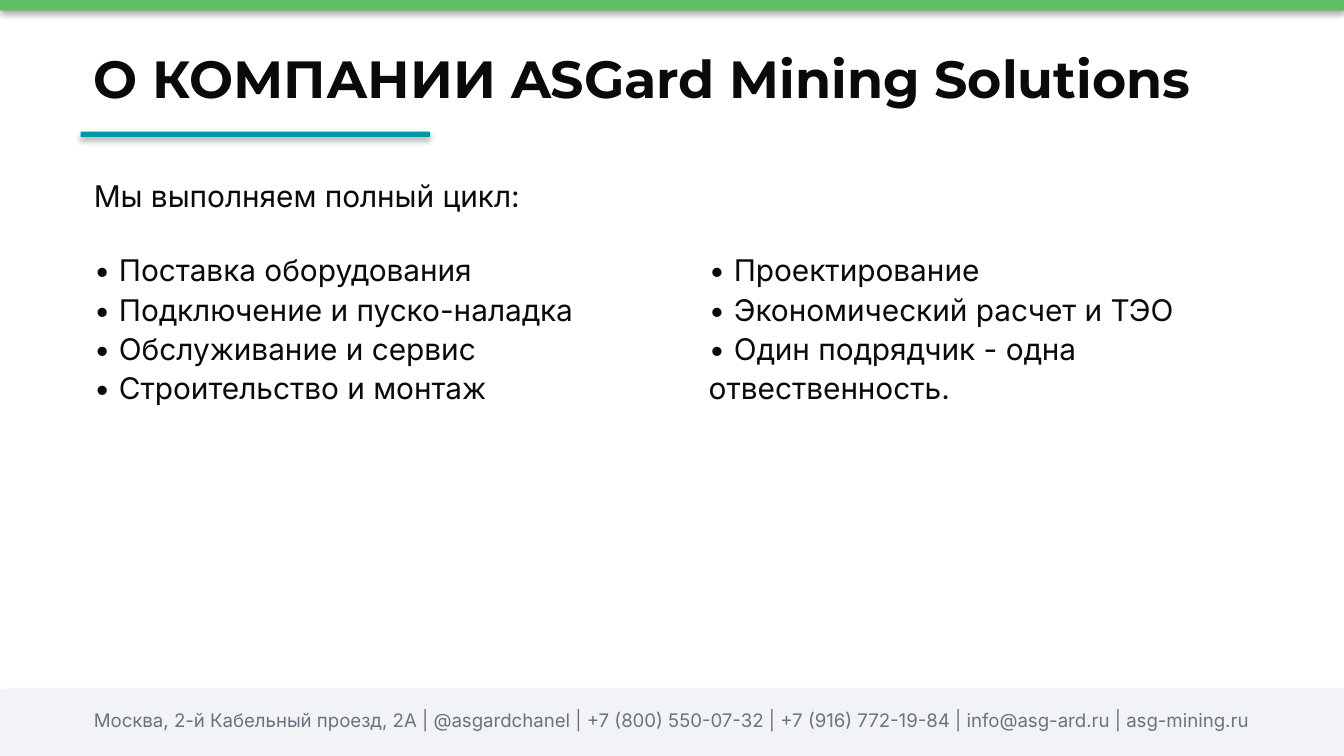
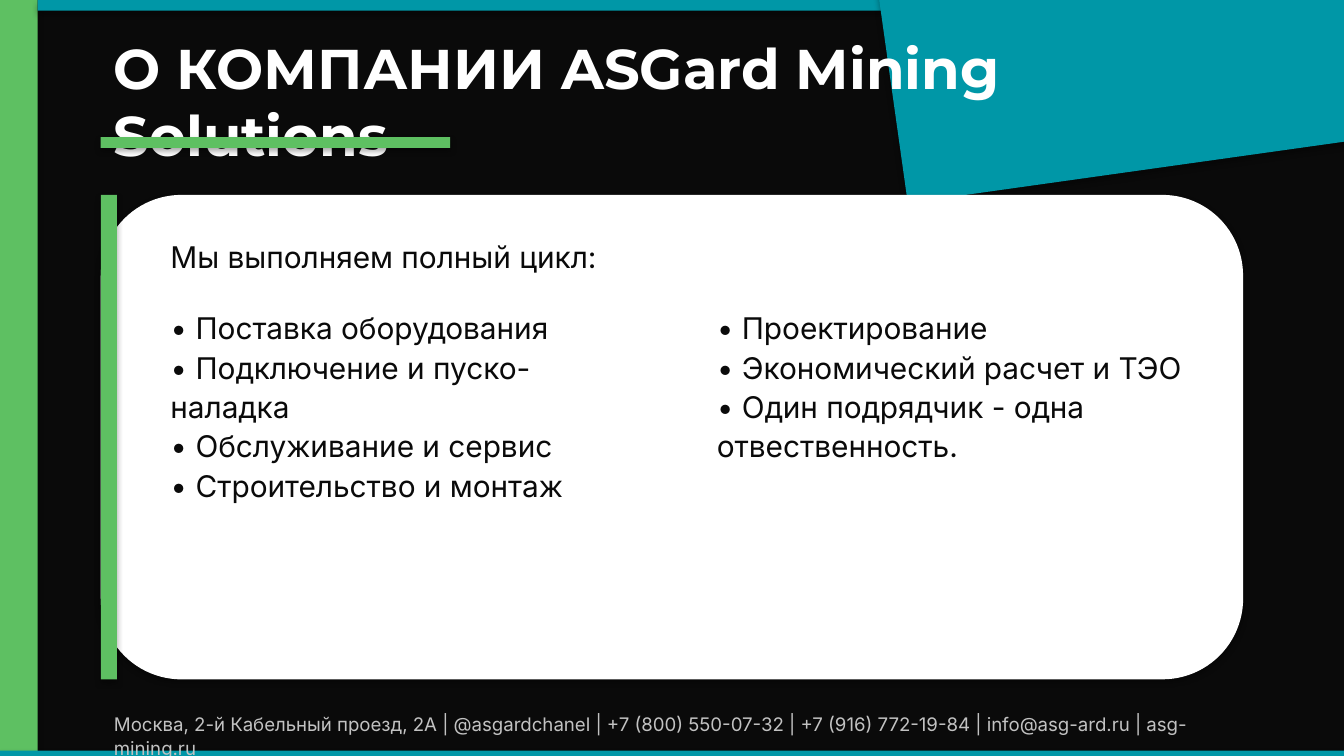
Before and after one commit to Machibo/remote, a slide deck: slide 19 of output/redesign.pptx. Drawn at 1344x756 pixels with LibreOffice and Linux fonts; fonts in the diff are those of the drawing. Boxes give left, top, right and bottom in pixels: in the first picture for what was removed or moved away, otherwise in the second. Text is boxed around its words. In the diff, an @@ line names an element or a change of style, - is before the commit and + after.

```diff
--- a/output/redesign.pptx
+++ b/output/redesign.pptx
@@ rectangle added at bbox=[0, 0, 1344, 755], fill #0A0A0A @@
@@ rectangle added at bbox=[0, 0, 38, 755], fill #5EC062 @@
@@ rectangle: place and size @@
-rectangle at bbox=[0, 0, 1344, 11]
+rectangle at bbox=[38, 0, 1344, 11]
@@ rectangle at bbox=[38, 0, 1344, 11]: fill #5EC062 to #0097A7 @@
@@ text "О КОМПАНИИ ASGard Mining Solutions": place and size @@
-text "О КОМПАНИИ ASGard Mining Solutions" at bbox=[94, 57, 1190, 109]
+text "О КОМПАНИИ ASGard Mining Solutions" at bbox=[114, 34, 1000, 157]
@@ text "О КОМПАНИИ ASGard Mining Solutions" at bbox=[114, 34, 1000, 157]: size 28 to 30 pt, text colour #0A0A0A to #FFFFFF; line spacing 1.1 to 1 @@
@@ rectangle added at bbox=[872, 0, 1344, 203], fill #0097A7 @@
@@ rectangle: place and size @@
-rectangle at bbox=[81, 132, 430, 137]
+rectangle at bbox=[101, 137, 450, 148]
@@ rectangle at bbox=[101, 137, 450, 148]: fill #0097A7 to #5EC062 @@
@@ rounded rectangle added at bbox=[101, 195, 1243, 679], fill #FFFFFF @@
@@ rectangle added at bbox=[101, 195, 117, 679], fill #5EC062 @@
@@ text "Мы выполняем полный цикл:": place and size @@
-text "Мы выполняем полный цикл:" at bbox=[94, 184, 520, 212]
+text "Мы выполняем полный цикл:" at bbox=[170, 245, 596, 273]
@@ text "• Поставка оборудования" rewrapped from bbox=[119, 259, 573, 405] to bbox=[170, 317, 563, 503] @@
@@ text "• Проектирование": place and size @@
-text "• Проектирование" at bbox=[709, 259, 1174, 400]
+text "• Проектирование" at bbox=[717, 317, 1182, 458]
@@ text "Москва, 2-й Кабельный проезд, 2А ...": place and size @@
-text "Москва, 2-й Кабельный проезд, 2А ..." at bbox=[94, 712, 1248, 731]
+text "Москва, 2-й Кабельный проезд, 2А ..." at bbox=[114, 715, 1186, 756]
@@ text "Москва, 2-й Кабельный проезд, 2А ..." at bbox=[114, 715, 1186, 756]: text colour #6B7280 to #C2C2C2 @@
@@ rectangle: place and size @@
-rectangle at bbox=[0, 688, 1344, 755]
+rectangle at bbox=[0, 750, 1344, 755]
@@ rectangle at bbox=[0, 750, 1344, 755]: fill #F1F3F6 to #0097A7 @@
```
Also in this commit, not shown: 19 other slides changed, 1 other file.
